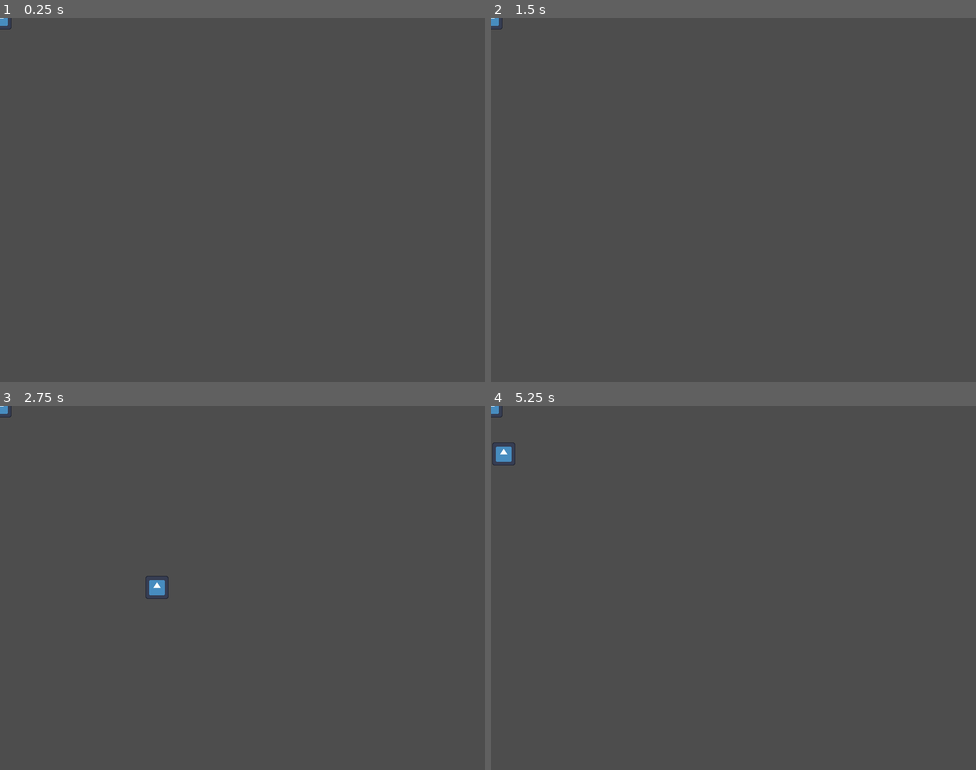
Above: before the commit, frames 1-4 (two rows, left to right).
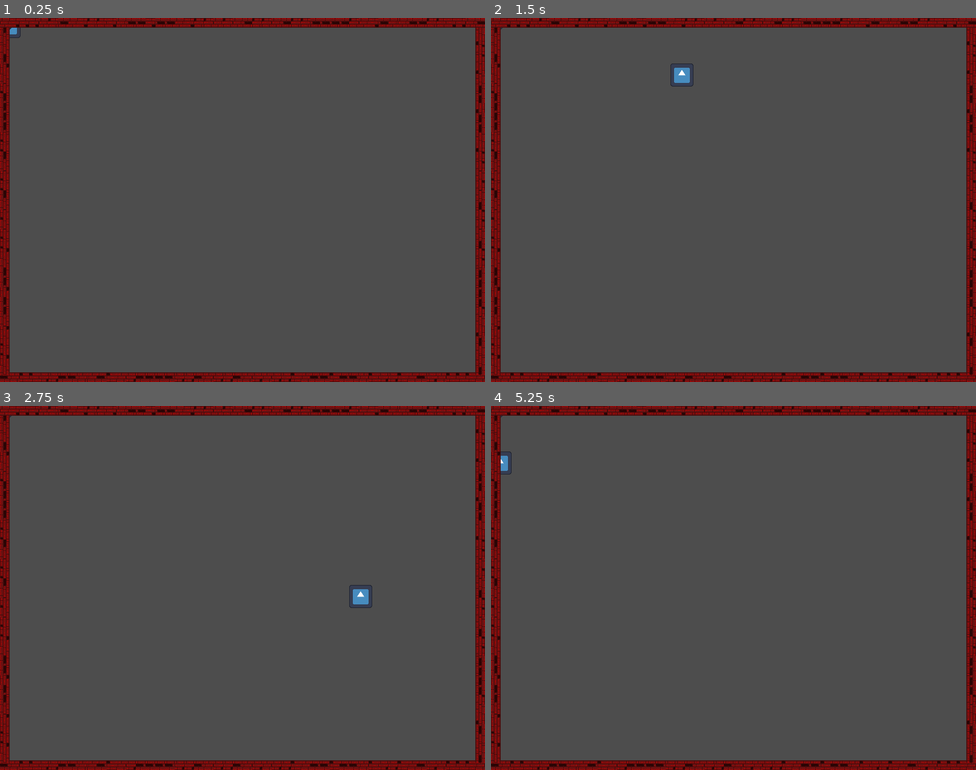
Above: after the commit, the same moments.

Repository: Atron1792/LimboLTD_CalgaryHacks2024
Game: Godot game, scene res://scenes/main_scene.tscn
Two runs of this game, one before a commit and one after it. Both use one fixed random seed, a clock stepped at 60 frames per second and the inputs below. The engine's default icon, where the game draws it, is replaced by a stand-in: a white triangle on a blue panel in a dark square.
Inputs:
- Up to frame 1 (0.25 s): no input
- Up to frame 2 (1.5 s): tap Enter at 0.5 s; hold Right (ui_right) 0.53-1.28 s; tap Space at 1.25 s; hold Down (ui_down) from 1.28 s (still down)
- Up to frame 3 (2.75 s): release Down (ui_down) at 2.03 s; hold Right (ui_right) from 2.03 s (still down)
- Up to frame 4 (5.25 s): release Right (ui_right) at 2.78 s; hold Up (ui_up) 2.78-3.53 s; hold Left (ui_left) 3.53-5.03 s; tap Enter at 5 s; hold Down (ui_down) from 5.03 s (still down)

The runs differ from the first frame. In frame 1, 9.2% of the frame differs, in the area x 0-100%, y 0-100%; in frame 2, 9.3%; in frame 3, 9.5%; in frame 4, 9.3%.

Commit message:
walls

Diff:
--- a/scenes/main_scene.tscn
+++ b/scenes/main_scene.tscn
@@ -1,7 +1,8 @@
-[gd_scene load_steps=3 format=3 uid="uid://byjoecq7frp25"]
+[gd_scene load_steps=4 format=3 uid="uid://byjoecq7frp25"]
 
 [ext_resource type="PackedScene" uid="uid://c28lm2n7tcd4m" path="res://scenes/player.tscn" id="1_juyfk"]
 [ext_resource type="PackedScene" uid="uid://cfls6gutsdhi0" path="res://scenes/mob.tscn" id="2_7mkrh"]
+[ext_resource type="PackedScene" uid="uid://cs5oe4dx2kfk6" path="res://scenes/walls.tscn" id="3_lbors"]
 
 [node name="MainScene" type="Node2D"]
 
@@ -9,4 +10,6 @@
 
 [node name="Mob" parent="." instance=ExtResource("2_7mkrh")]
 
+[node name="Walls" parent="." instance=ExtResource("3_lbors")]
+
 [node name="MobTimer" type="Timer" parent="."]
--- a/scenes/walls.tscn
+++ b/scenes/walls.tscn
@@ -1,6 +1,18 @@
-[gd_scene load_steps=2 format=3 uid="uid://cs5oe4dx2kfk6"]
+[gd_scene load_steps=5 format=3 uid="uid://cs5oe4dx2kfk6"]
+
+[ext_resource type="Texture2D" uid="uid://fxrv8ltdtoml" path="res://sprites/bricks wall.png" id="1_a3665"]
 
 [sub_resource type="WorldBoundaryShape2D" id="WorldBoundaryShape2D_pxi20"]
+
+[sub_resource type="TileSetAtlasSource" id="TileSetAtlasSource_5jyj1"]
+texture = ExtResource("1_a3665")
+0:0/0 = 0
+1:0/0 = 0
+0:1/0 = 0
+1:1/0 = 0
+
+[sub_resource type="TileSet" id="TileSet_lrtt2"]
+sources/0 = SubResource("TileSetAtlasSource_5jyj1")
 
 [node name="Walls" type="Node2D"]
 
@@ -10,6 +22,11 @@
 [node name="CollisionShape2D" type="CollisionShape2D" parent="BoundaryBottom"]
 shape = SubResource("WorldBoundaryShape2D_pxi20")
 
+[node name="TileMap" type="TileMap" parent="BoundaryBottom/CollisionShape2D"]
+tile_set = SubResource("TileSet_lrtt2")
+format = 2
+layer_0/tile_data = PackedInt32Array(-8, 65536, 0, -7, 65536, 1, -6, 65536, 1, -5, 65536, 0, -4, 0, 0, -3, 65536, 1, -2, 65536, 1, -1, 65536, 0, -65536, 0, 0, -65535, 65536, 1, -65534, 0, 0, -65533, 65536, 1, -65532, 65536, 1, -65531, 0, 1, -65530, 0, 0, -65529, 65536, 0, -65528, 65536, 0, -65527, 0, 1, -65526, 65536, 0, -65525, 65536, 0, -65524, 0, 0, -65523, 0, 1, -65522, 65536, 1, -65521, 65536, 1, -65520, 0, 1, -65519, 0, 0, -65518, 65536, 0, -65517, 65536, 1, -65516, 0, 0, -65515, 0, 1, -65514, 0, 1, -65513, 0, 1, -65512, 0, 0, -9, 65536, 0, -10, 65536, 0, -11, 65536, 0, -12, 65536, 1, -13, 0, 0, -14, 0, 1, -15, 65536, 0, -16, 0, 0, -17, 0, 0, -18, 65536, 0, -19, 65536, 0, -20, 65536, 1, -21, 65536, 1, -22, 0, 1, -23, 0, 1, -24, 0, 0, -25, 65536, 0)
+
 [node name="BoundaryBottom2" type="StaticBody2D" parent="."]
 position = Vector2(800, 300)
 rotation = -1.5708
@@ -17,9 +34,19 @@
 [node name="CollisionShape2D" type="CollisionShape2D" parent="BoundaryBottom2"]
 shape = SubResource("WorldBoundaryShape2D_pxi20")
 
+[node name="TileMap" type="TileMap" parent="BoundaryBottom2/CollisionShape2D"]
+tile_set = SubResource("TileSet_lrtt2")
+format = 2
+layer_0/tile_data = PackedInt32Array(-8, 65536, 0, -7, 65536, 1, -6, 65536, 1, -5, 65536, 0, -4, 0, 0, -3, 65536, 1, -2, 65536, 1, -1, 65536, 0, -65536, 0, 0, -65535, 65536, 1, -65534, 0, 0, -65533, 65536, 1, -65532, 65536, 1, -65531, 0, 1, -65530, 0, 0, -65529, 65536, 0, -65528, 65536, 0, -65527, 0, 1, -65526, 65536, 0, -65525, 65536, 0, -65524, 0, 0, -65523, 0, 1, -65522, 65536, 1, -65521, 65536, 1, -65520, 0, 1, -65519, 0, 0, -9, 65536, 0, -10, 65536, 0, -11, 65536, 0, -12, 65536, 1, -13, 0, 0, -14, 0, 1, -15, 65536, 0, -16, 0, 0, -17, 0, 0, -18, 65536, 0)
+
 [node name="BoundaryRight" type="StaticBody2D" parent="."]
 position = Vector2(0, 300)
 rotation = 1.5708
+
+[node name="TileMap" type="TileMap" parent="BoundaryRight"]
+tile_set = SubResource("TileSet_lrtt2")
+format = 2
+layer_0/tile_data = PackedInt32Array(-8, 65536, 0, -7, 65536, 1, -6, 65536, 1, -5, 65536, 0, -4, 0, 0, -3, 65536, 1, -2, 65536, 1, -1, 65536, 0, -65536, 0, 0, -65535, 65536, 1, -65534, 0, 0, -65533, 65536, 1, -65532, 65536, 1, -65531, 0, 1, -65530, 0, 0, -65529, 65536, 0, -65528, 65536, 0, -65527, 0, 1, -65526, 65536, 0, -65525, 65536, 0, -65524, 0, 0, -65523, 0, 1, -65522, 65536, 1, -65521, 65536, 1, -65520, 0, 1, -65519, 0, 0, -9, 65536, 0, -10, 65536, 0, -11, 65536, 0, -12, 65536, 1, -13, 0, 0, -14, 0, 1, -15, 65536, 0, -16, 0, 0, -17, 0, 0, -18, 65536, 0)
 
 [node name="CollisionShape2D" type="CollisionShape2D" parent="BoundaryRight"]
 shape = SubResource("WorldBoundaryShape2D_pxi20")
@@ -30,3 +57,8 @@
 
 [node name="CollisionShape2D" type="CollisionShape2D" parent="BoundaryTop"]
 shape = SubResource("WorldBoundaryShape2D_pxi20")
+
+[node name="TileMap" type="TileMap" parent="BoundaryTop/CollisionShape2D"]
+tile_set = SubResource("TileSet_lrtt2")
+format = 2
+layer_0/tile_data = PackedInt32Array(-8, 65536, 0, -7, 65536, 1, -6, 65536, 1, -5, 65536, 0, -4, 0, 0, -3, 65536, 1, -2, 65536, 1, -1, 65536, 0, -65536, 0, 0, -65535, 65536, 1, -65534, 0, 0, -65533, 65536, 1, -65532, 65536, 1, -65531, 0, 1, -65530, 0, 0, -65529, 65536, 0, -65528, 65536, 0, -65527, 0, 1, -65526, 65536, 0, -65525, 65536, 0, -65524, 0, 0, -65523, 0, 1, -65522, 65536, 1, -65521, 65536, 1, -65520, 0, 1, -65519, 0, 0, -65518, 65536, 0, -65517, 65536, 1, -65516, 0, 0, -65515, 0, 1, -65514, 0, 1, -65513, 0, 1, -65512, 0, 0, -9, 65536, 0, -10, 65536, 0, -11, 65536, 0, -12, 65536, 1, -13, 0, 0, -14, 0, 1, -15, 65536, 0, -16, 0, 0, -17, 0, 0, -18, 65536, 0, -19, 65536, 0, -20, 65536, 1, -21, 65536, 1, -22, 0, 1, -23, 0, 1, -24, 0, 0, -25, 65536, 0)
Not shown, added: sprites/hearts.png.import
